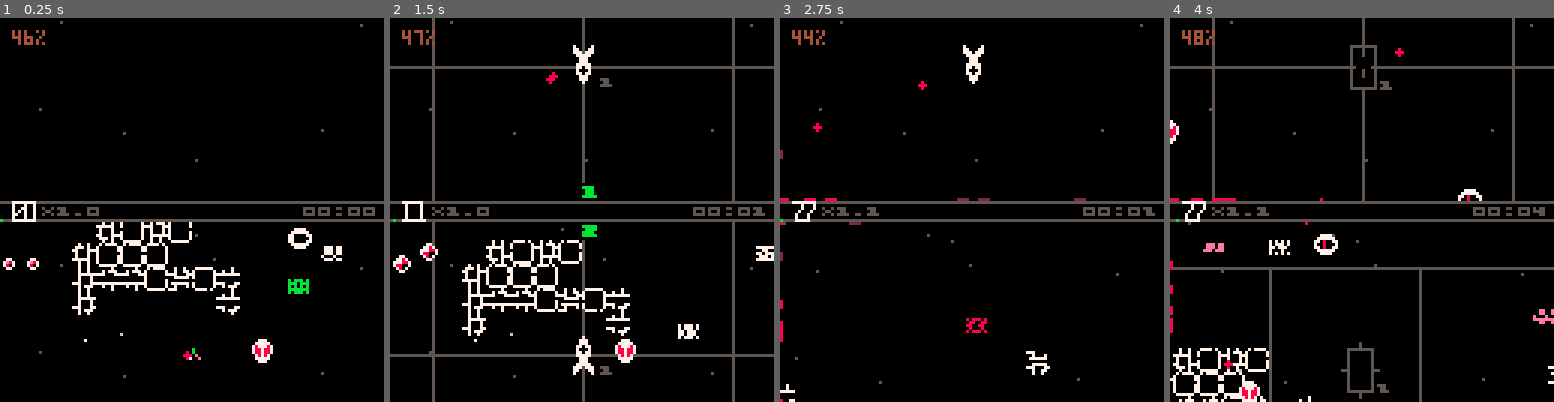
Above: before the commit, frames 1-4 (left to right).
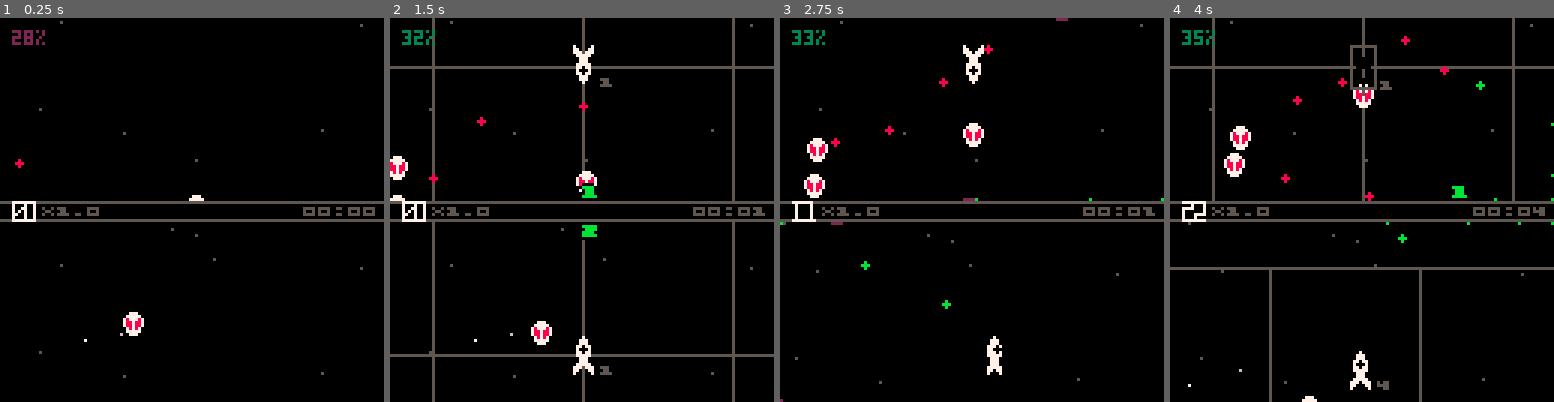
Above: after the commit, the same moments.

Repository: catnipped/friendlyfire
Game: PICO-8 cartridge friendlyfire.p8
The game is run twice, just before and just after one commit, with the same random seed, the same clock (stepped at 60 frames per second) and the same inputs.
Inputs:
- Up to frame 1 (0.25 s): no input
- Up to frame 2 (1.5 s): tap X (X key) at 0.33, 1.07 s; tap O (Z key) at 0.7 s
- Up to frame 3 (2.75 s): hold Right 1.6-2.1 s; tap O (Z key) at 1.7, 2.1, 2.5 s; tap X (X key) at 1.85 s; hold Up 2.15-2.42 s; hold Right from 2.47 s (still down)
- Up to frame 4 (4 s): tap O (Z key) at 2.9, 3.3, 3.7 s; tap X (X key) at 2.97 s; release Right at 3.03 s; hold Left 3.08-3.58 s; hold Down 3.63-3.97 s

The runs differ from the first frame. In frame 1, 3.8% of the frame differs, in the area x 0-90%, y 3-90%; in frame 2, 4.4%; in frame 3, 2.3%; in frame 4, 4.4%, in the area x 0-100%, y 3-100%.

Commit message:
wavesystem 0.1

Diff:
--- a/friendlyfire.p8
+++ b/friendlyfire.p8
@@ -12,7 +12,7 @@
 function _init()
 	music(1)
 	const = {
-		music = {0,4,8,-1},
+		music = {0,4,8},
 		bounds = {
 			{x = 200, y = 350, w = 200, h = 100},
 			{x = 200, y = 200, w = 200, h = 100},
@@ -88,15 +88,15 @@
 	}
 
 	printh("init")
-	for i = 1,2 do
-		add(state.enemies, spawnenemy({const.bounds[2].x + rnd(200),const.bounds[2].y + rnd(200)},"orb",state))
-		add(state.enemies, spawnenemy({const.bounds[2].x + rnd(200),const.bounds[2].y + rnd(200)},"alien",state))
-		add(state.enemies, spawnenemy({const.bounds[2].x + rnd(200),const.bounds[2].y + rnd(200)},"robot",state))
-		local origin = {const.bounds[2].x + rnd(200),const.bounds[2].y + rnd(200)}
-		state.enemies = generatespacetrash(flr(rnd(10)),origin,state.enemies)
-	end
-	local origin = {const.bounds[2].x + rnd(200),const.bounds[2].y + rnd(200)}
-	generatesnake(8,origin,const.vector.right,state.enemies)
+	-- for i = 1,2 do
+	-- 	add(state.enemies, spawnenemy({const.bounds[2].x + rnd(200),const.bounds[2].y + rnd(200)},"orb",state))
+	-- 	add(state.enemies, spawnenemy({const.bounds[2].x + rnd(200),const.bounds[2].y + rnd(200)},"alien",state))
+	-- 	add(state.enemies, spawnenemy({const.bounds[2].x + rnd(200),const.bounds[2].y + rnd(200)},"robot",state))
+	-- 	local origin = {const.bounds[2].x + rnd(200),const.bounds[2].y + rnd(200)}
+	-- 	state.enemies = generatespacetrash(flr(rnd(10)),origin,state.enemies)
+	-- end
+	-- local origin = {const.bounds[2].x + rnd(200),const.bounds[2].y + rnd(200)}
+	-- generatesnake(8,origin,const.vector.right,state.enemies)
 end
 
 function initstars(a,layer)
@@ -192,6 +192,38 @@
 	return c
 end
 
+function wavesystem(state)
+	local enemies = {"alien","robot","spacetrash","orb","snake"}
+	local time = state.time
+	local difficulty = flr(time/15)
+	local things = {}
+
+	while every(60*(15-difficulty)) and #state.enemies+#things < 5+difficulty and stat(1) < 0.9 do
+	 	if difficulty < 2 then
+	 		add(things,"alien")
+	 	elseif difficulty < 4 then
+	 		add(things,enemies[2+flr(rnd(2))])
+		elseif difficulty < 5 then
+			add(thing,"snake")
+		end
+	end
+	for thing in all(things) do
+		if thing == "spacetrash" then
+			local origin = {const.bounds[2].x + rnd(200),const.bounds[2].y + rnd(200)}
+
+				state.enemies = generatespacetrash(3+flr(rnd(difficulty)),origin,state.enemies)
+			elseif thing == "snake" then
+				local origin = {const.bounds[2].x + rnd(200),const.bounds[2].y + rnd(200)}
+
+				state.enemies = generatesnake(5+flr(rnd(difficulty)),origin,const.vector.right,state.enemies)
+			elseif thing then
+				local origin = {const.bounds[2].x + rnd(200),const.bounds[2].y + rnd(200)}
+
+				add(state.enemies, spawnenemy(origin,thing,state))
+			end
+	end
+	return state
+end
 
 -->8
 --update functions below
@@ -207,21 +239,15 @@
 	lstate = updateplayers(lstate, events, sectors, lstate.time)
 	lstate.enemies = updateenemies(lstate.enemies, lstate, events, sectors)
 	lstate.projectiles = updateprojectiles(lstate.projectiles, sectors)
-
-
-	--printh(isinsector(state.players[1].x,state.players[1].y)[1] .. "/" .. isinsector(state.players[1].x,state.players[1].y)[2] )
-	--printh(#myneighbours(state.players[1].x,state.players[1].y,sectors))
-
+	lstate = wavesystem(lstate)
 	events = returncollisions(events,lstate, sectors)
 	events = updateevents(lstate,events)
 	lstate.animations = updateanims(lstate.animations)
 	lstate = cleanup(lstate)
 	lstate.time += 1/60
-	-- if every(rnd(1000)) and #lstate.enemies < 8 then
-	-- 	add(state.enemies, spawnenemy({const.bounds[2].x + rnd(200),const.bounds[2].y + rnd(200)},"alien"))
-	-- end
+
 	state = lstate
---	printh("memory: ".. (stat(0)/1024))
+
 end
 
 
@@ -387,7 +413,6 @@
 					lp.shield = false
 					lp.energy = 0
 					lp.invulnerable = state.time
-					printh("lose shield!")
 					local loseshield = spawngfx("loseshield",lp.x,lp.y)
 					add(lstate.animations,loseshield)
 					sfx(24)
@@ -465,8 +490,6 @@
 			local collision = projcollisioncheck(i, sectors)
 			if collision ~= nil then
 				i.death = true
-
-				printh(collision.hit.subtype)
 				add(levents, {type = "collision", object = collision})
 			else
 				i.death = false
@@ -493,7 +516,6 @@
 		if i.shield then lrad = i.shieldrad end
 		if collisioncheck(i.x,i.y,proj.x,proj.y,lrad,proj.rad) and (i.id ~= proj.id) and i.type ~= "projectile" then
 			if (i.type == "enemy" and proj.origin == "player") or (i.type == "player" and proj.origin == "enemy") then
-		--	printh("collision!")
 				collision = {
 					x = proj.x,
 					y = proj.y,
@@ -662,14 +684,14 @@
 					lerp(enemy.vector[1],directionofplayer[1],0.01),
 					lerp(enemy.vector[2],directionofplayer[2],0.01),
 				}
-				if every(flr(rnd(360+1000))) and stat(1) < 0.9 then
+				if every(160,enemy.id) and stat(1) < 0.9 then
 					enemy.projdir = directionofplayer
 					local projgfx = function(proj)
 						local color = 7
 						if every(3,0,2) then color = proj.color end
 						circfill(proj.x,proj.y,proj.rad,color)
 					end
-					local lproj = spawnprojectile(enemy,projgfx,8)
+					local lproj = spawnprojectile(enemy,projgfx,8,1,0.5)
 					add(events,{type = "projectile", object = lproj})
 					sfx(20)
 				end
@@ -873,7 +895,7 @@
 end
 
 function getclosestplayer(x,y)
-	local p = {x = 0, y = 0}
+	local p = {x = const.bounds[2].x + rnd(200), y = const.bounds[2].y + rnd(200)}
 	local p1 = state.players[1]
 	local p2 = state.players[2]
 	local distance1 = abs((p1.x+p1.y)-(x+y))
@@ -965,7 +987,6 @@
 						p.shield = false
 						p.energy = 0
 						p.invulnerable = state.time
-						printh("lose shield!")
 						local loseshield = spawngfx("loseshield",i.object.hit.x,i.object.hit.y)
 						add(lstate.animations,loseshield)
 						sfx(24)
@@ -1331,10 +1352,7 @@
 
 function drawui()
 	rect(-1,61,128,67,5)
-	if state.players[1].shield ~= true then
-			clr = 11
-			pset(state.players[1].energy*1.28, 67, clr)
-	end
+
 	local scorestring = "" .. flr(state.score)
 	drawscore(scorestring, 4,60)
 	local multiplier = "" .. state.multiplier
